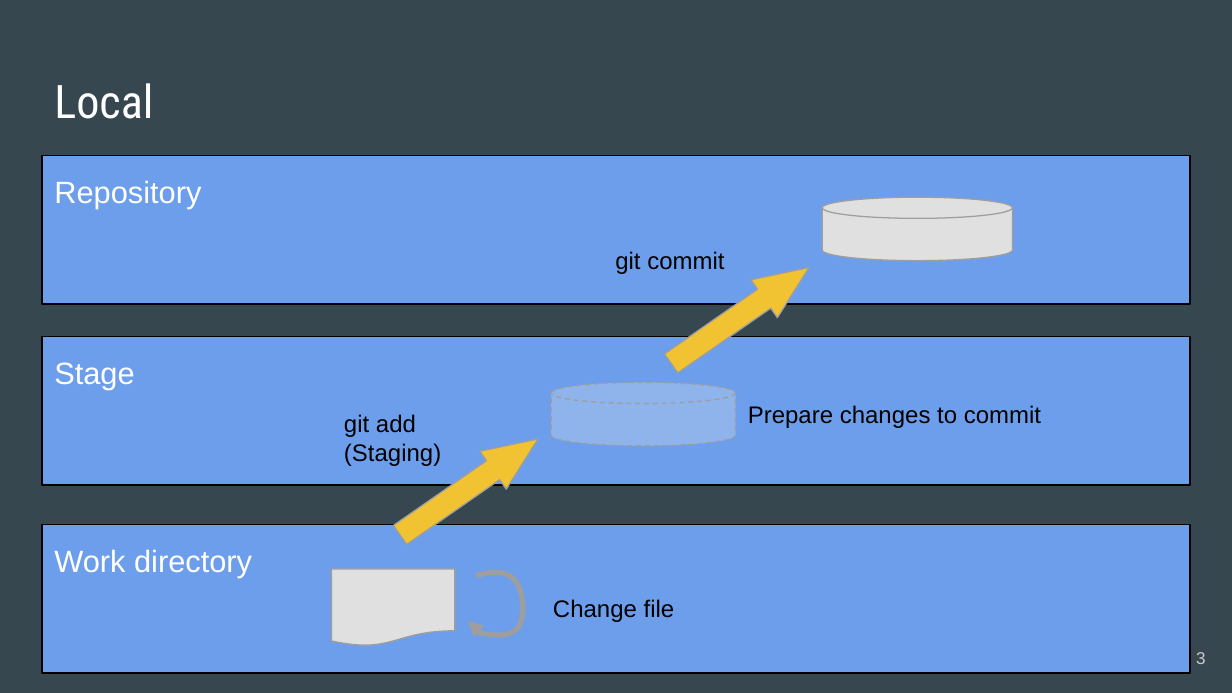
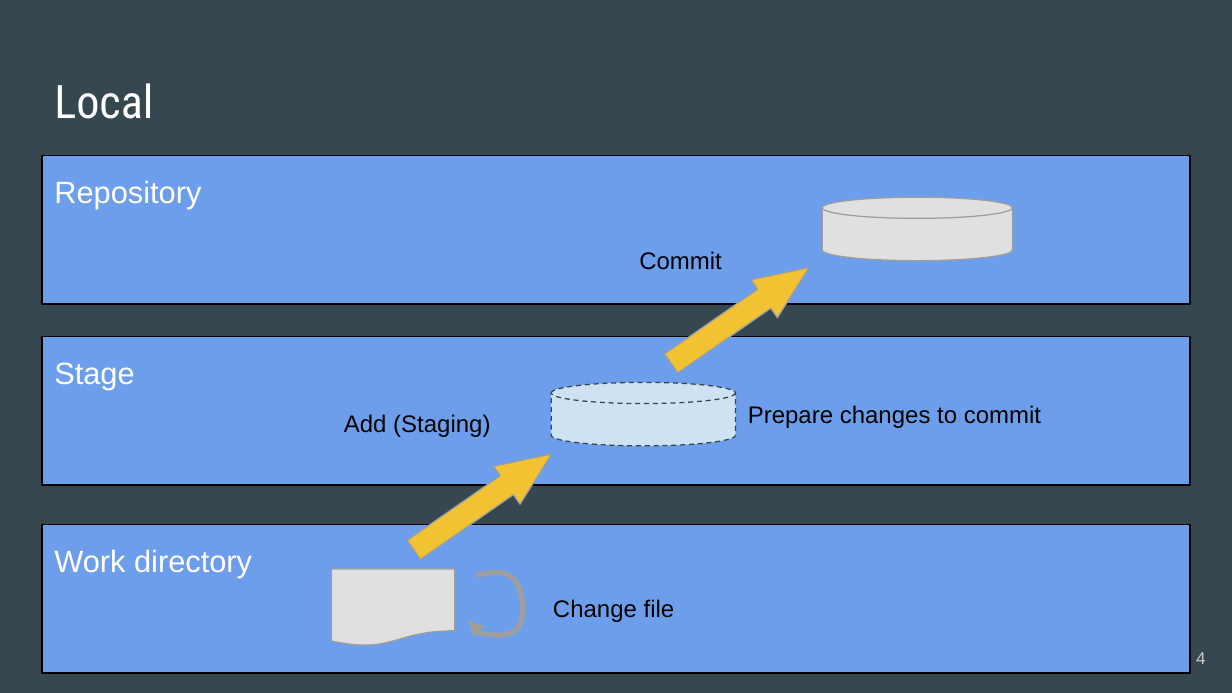
Before and after one commit to acchi17/StudyGit, a slide deck: slide 4 of GitStudySession.pptx (slide 3 before the commit). Drawn at 1232x693 pixels with LibreOffice and Linux fonts; fonts in the diff are those of the drawing. Boxes give left, top, right and bottom in pixels: in the first picture for what was removed or moved away, otherwise in the second. Text is boxed around its words. In the diff, an @@ line names an element or a change of style, - is before the commit and + after.

```diff
--- a/GitStudySession.pptx
+++ b/GitStudySession.pptx
@@ text at (x1=639, y1=251, x2=722, y2=270): text changed @@
-git commit
+Commit
@@ cylinder at (x1=551, y1=382, x2=736, y2=446): fill #EEEEEE at 27% opacity to #CFE2F3; outline #9E9E9E 0.75 pt dashed to #37474F 0.75 pt dashed @@
@@ text at (x1=344, y1=414, x2=490, y2=437): text changed @@
-git add
-(Staging)
+Add (Staging)
@@ right arrow moved from (x1=387, y1=421, x2=552, y2=555) to (x1=401, y1=436, x2=565, y2=570) @@
@@ page number at (x1=1196, y1=652, x2=1206, y2=664): text changed @@
-3
+4
```
Also in this commit, not shown: 6 other slides changed, 35 slides added, 2 slides removed.
